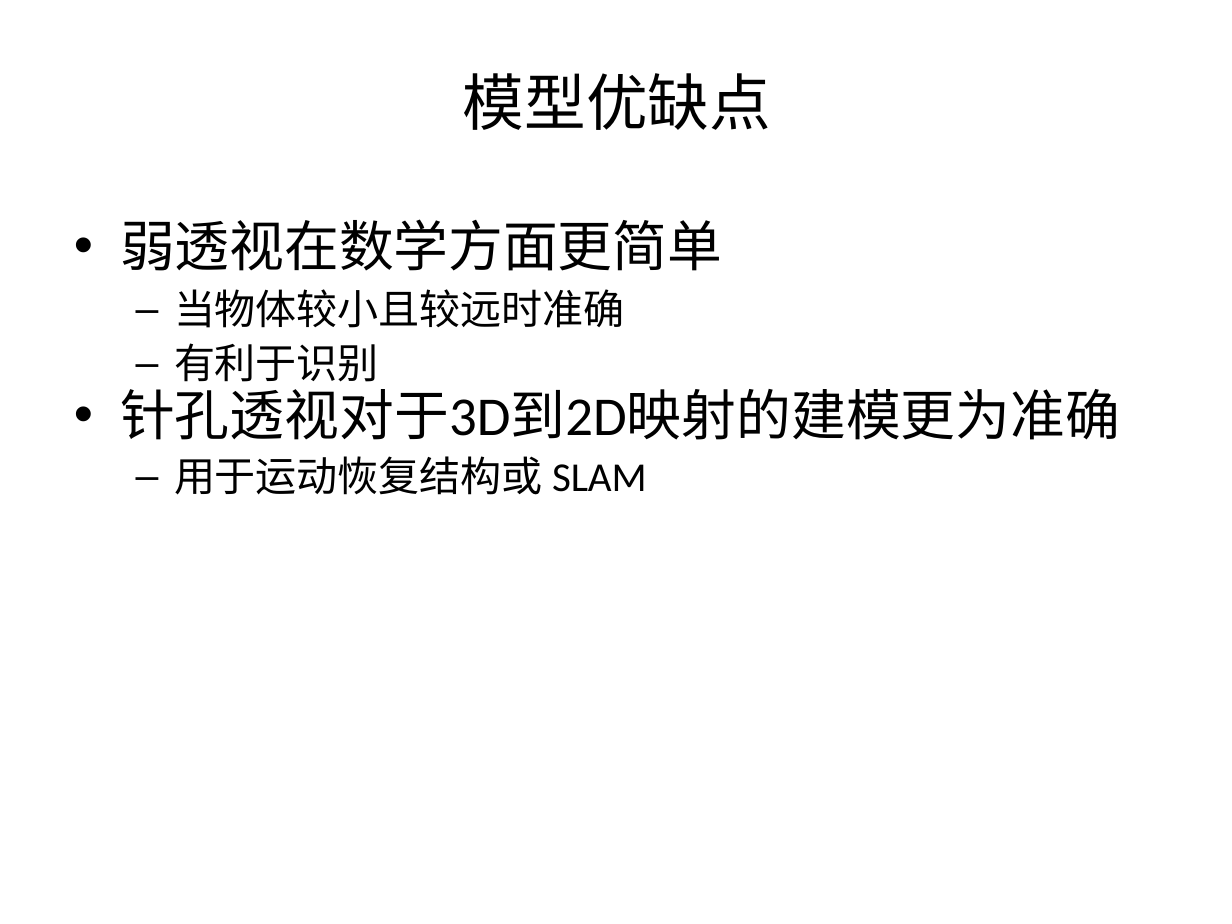
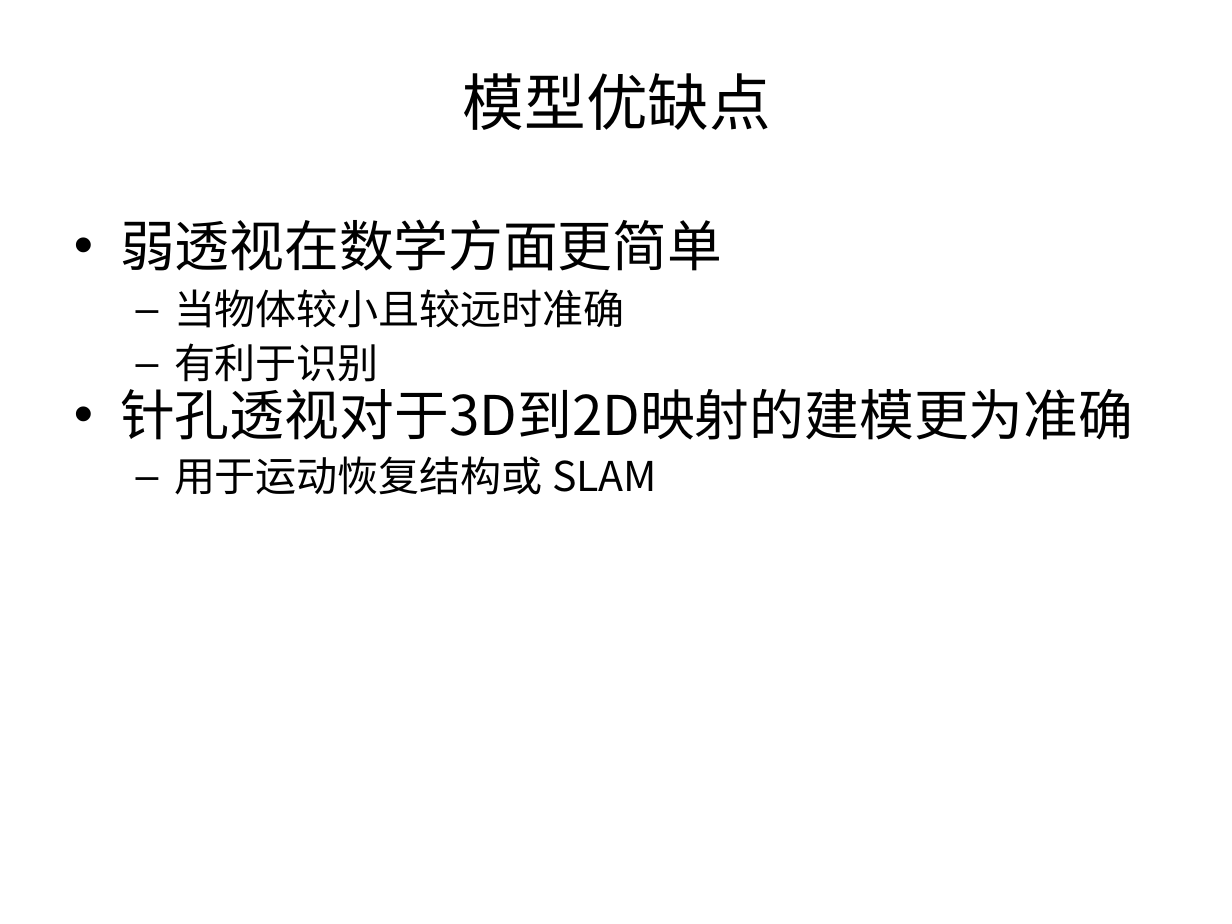
Before and after one commit to evenhax/translation_and_refining_for_cs231a, a slide deck: slide 13 of PPT231a_trans_and_refine/中文矫正版/lecture3_camera_calibration - 副本.pptx. Drawn at 1232x924 pixels with LibreOffice and Linux fonts; fonts in the diff are those of the drawing. Boxes give left, top, right and bottom in pixels: in the first picture for what was removed or moved away, otherwise in the second. Text is boxed around its words. In the diff, an @@ line names an element or a change of style, - is before the commit and + after.

```diff
--- a/PPT231a_trans_and_refine/中文矫正版/lecture3_camera_calibration - 副本.pptx
+++ b/PPT231a_trans_and_refine/中文矫正版/lecture3_camera_calibration - 副本.pptx
@@ text "弱透视在数学方面更简单" at [120,219,1133,495]: font Calibri to Noto Sans CJK SC @@
```
Also in this commit, not shown: 17 other slides changed, 1 slide added, 1 slide removed, 5 other files.
